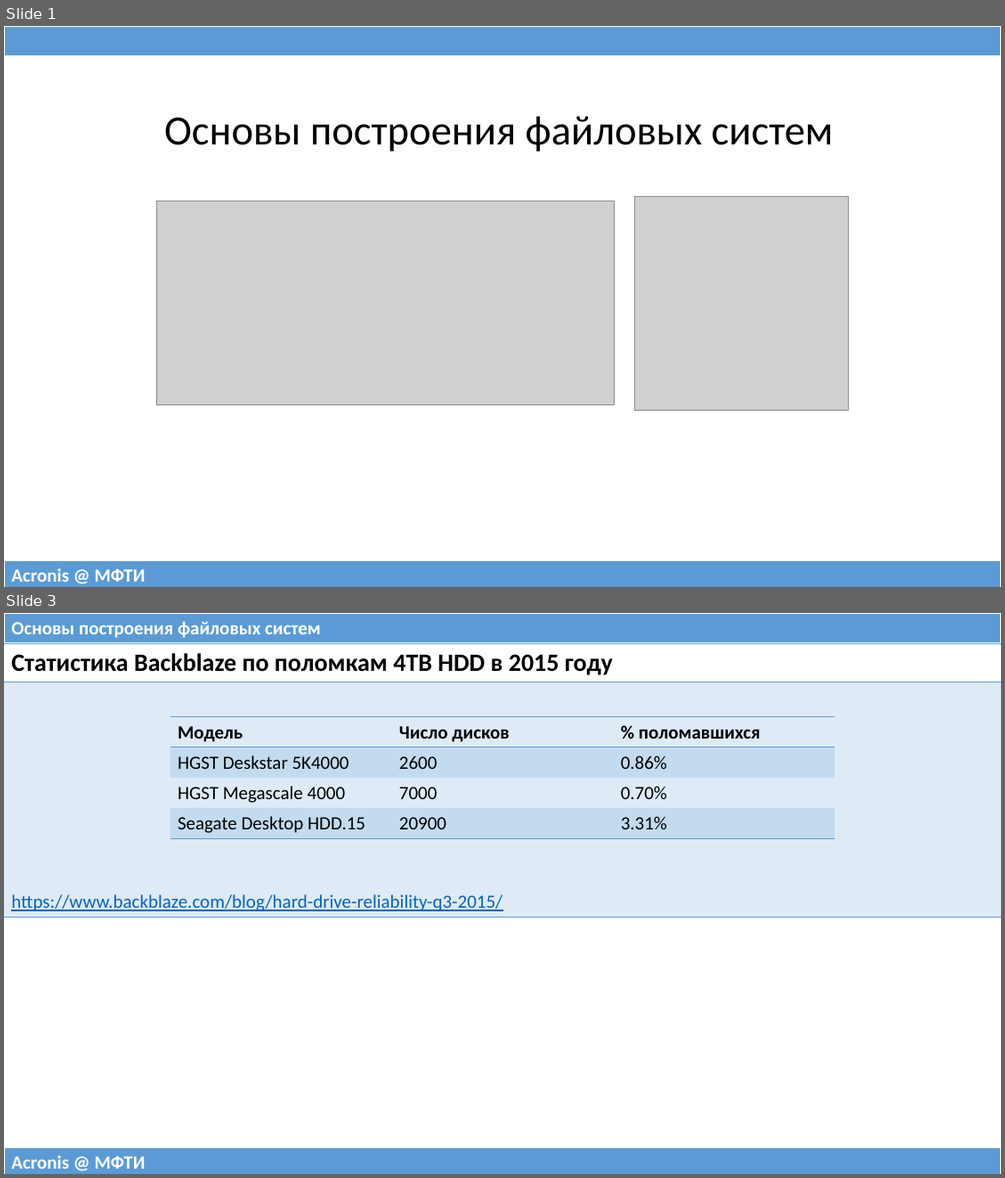
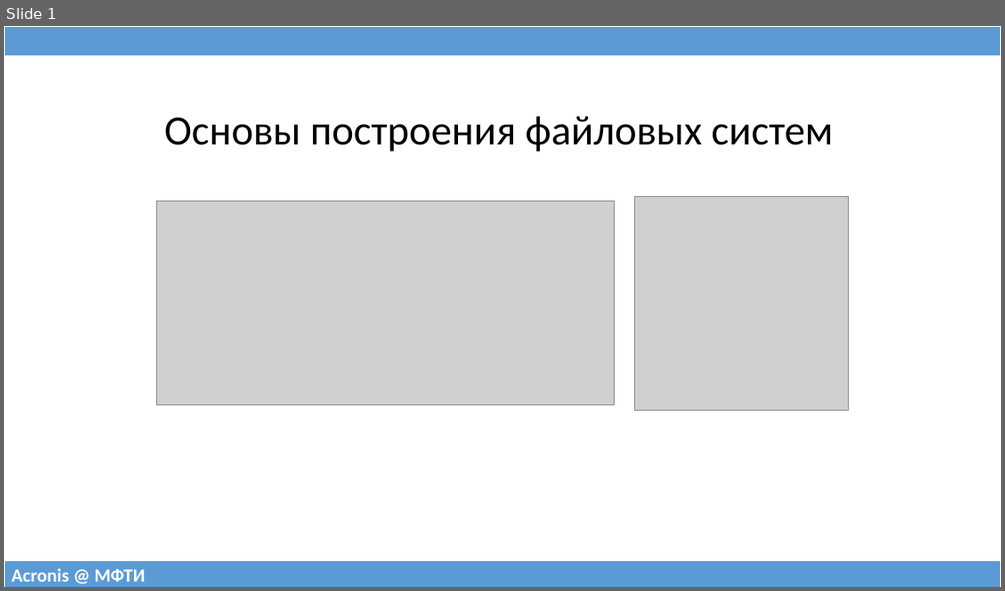
Before and after one commit to 75cc8545e7b021ed280ed0ef99fc7fc4/filesystems-101, a slide deck: talks/src/class08.pptx. Shown one above the other, each under a label of ours: slides 1 and 3 before the commit, slide 1 after it; the slides between them are not shown. The pictures are 1005x1178 and 1005x591 pixels, drawn with LibreOffice and Linux fonts; fonts in the diff are those of the drawing; grey boxes stand for pictures. Boxes give left, top, right and bottom in pixels: in the first picture for what was removed or moved away, otherwise in the second. Text is boxed around its words. In the diff, an @@ line names an element or a change of style, - is before the commit and + after.

```diff
--- a/talks/src/class08.pptx
+++ b/talks/src/class08.pptx
@@ slide 3 removed at (x1=4, y1=613, x2=1001, y2=1174), background #FFFFFF @@
@@ table removed at (x1=4, y1=613, x2=1001, y2=643), 1 rows, 1 columns @@
-Основы построения файловых систем
@@ table removed at (x1=4, y1=643, x2=1001, y2=915), 2 rows, 1 columns @@
-Статистика Backblaze по поломкам 4TB HDD в 2015 году
-https://www.backblaze.com/blog/hard-drive-reliability-q3-2015/
@@ table removed at (x1=170, y1=717, x2=834, y2=838), 4 rows, 3 columns @@
-Модель | Число дисков | % поломавшихся
-HGST Deskstar 5K4000 | 2600 | 0.86%
-HGST Megascale 4000 | 7000 | 0.70%
-Seagate Desktop HDD.15 | 20900 | 3.31%
@@ table removed at (x1=4, y1=1147, x2=1001, y2=1174), 1 rows, 1 columns @@
-Acronis @ МФТИ
```
Also in this commit, not shown: 1 slide changed, 29 slides added, 23 other slides removed, 1 other file.
